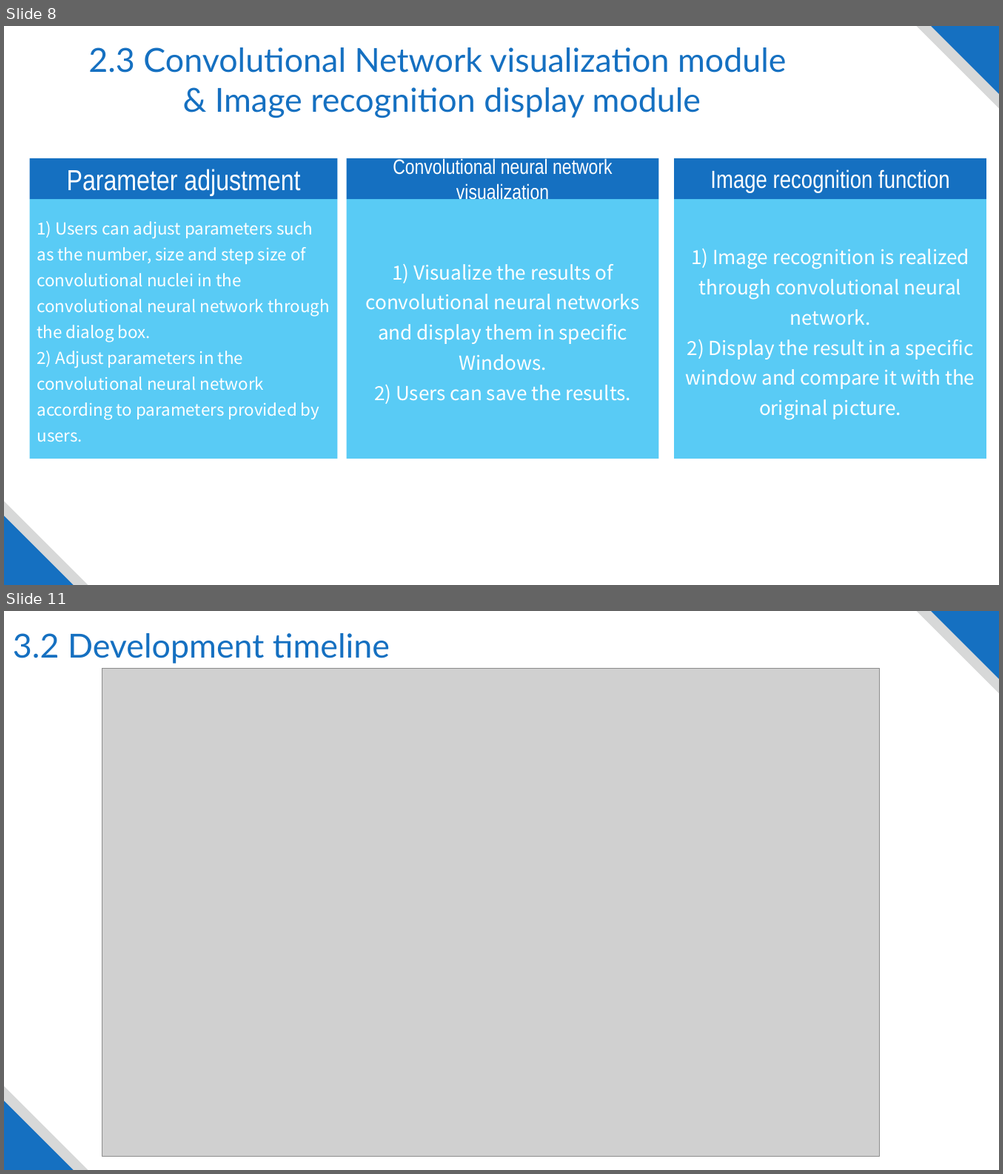
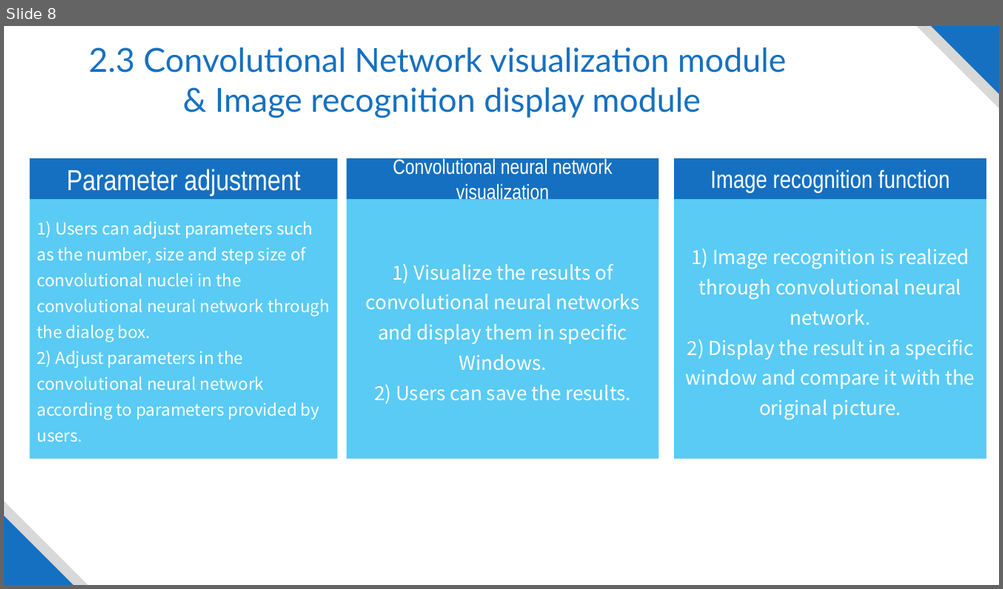
Before and after one commit to GongZikang/image_processing_demo, a slide deck: Image processing visualization system.pptx. Shown one above the other, each under a label of ours: slides 8 and 11 before the commit, slide 8 after it; the slides between them are not shown. The pictures are 1003x1174 and 1003x589 pixels, drawn with LibreOffice and Linux fonts; fonts in the diff are those of the drawing; grey boxes stand for pictures; background and template pictures are left out. Boxes give left, top, right and bottom in pixels: in the first picture for what was removed or moved away, otherwise in the second. Text is boxed around its words. In the diff, an @@ line names an element or a change of style, - is before the commit and + after.

```diff
--- a/Image processing visualization system.pptx
+++ b/Image processing visualization system.pptx
@@ slide 11 removed at [4,611,999,1170], background picture (left out) @@
@@ right triangle removed at [916,611,999,693] @@
@@ right triangle removed at [930,611,999,679] @@
@@ text removed at [13,633,390,664] @@
-3.2 Development timeline
@@ picture removed at [102,669,880,1156] @@
@@ right triangle removed at [4,1087,88,1170] @@
@@ right triangle removed at [4,1101,74,1170] @@
```
Also in this commit, not shown: 4 slides changed, 1 other slide removed.
